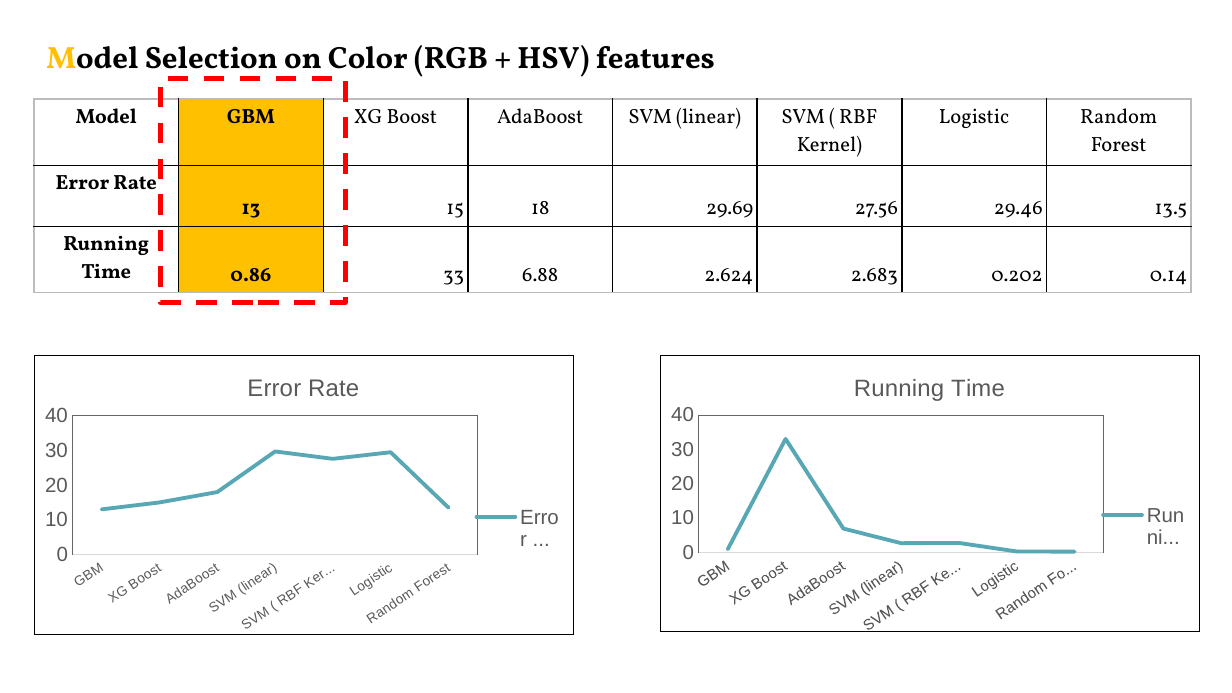
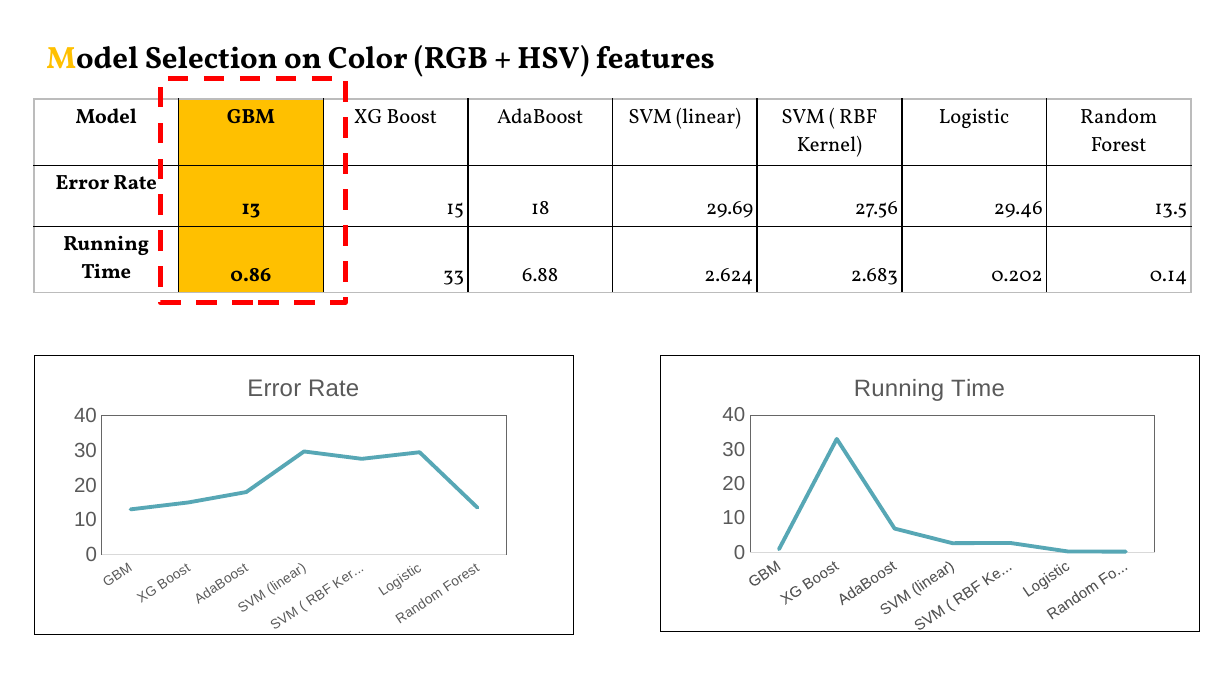
Before and after one commit to TZstatsADS/Spring2018-Project3-Group7, a slide deck: slide 16 of grp7_Changes.pptx. Drawn at 1232x693 pixels with LibreOffice and Linux fonts; fonts in the diff are those of the drawing. Boxes give left, top, right and bottom in pixels: in the first picture for what was removed or moved away, otherwise in the second. Text is boxed around its words. In the diff, an @@ line names an element or a change of style, - is before the commit and + after.

```diff
--- a/grp7_Changes.pptx
+++ b/grp7_Changes.pptx
@@ line chart at [34,356,574,634] @@
@@ legend changed @@
@@ plot area changed @@
@@ line chart at [660,356,1200,634] @@
@@ legend changed @@
@@ plot area changed @@
```
Also in this commit, not shown: 3 other slides changed, 1 other file.
